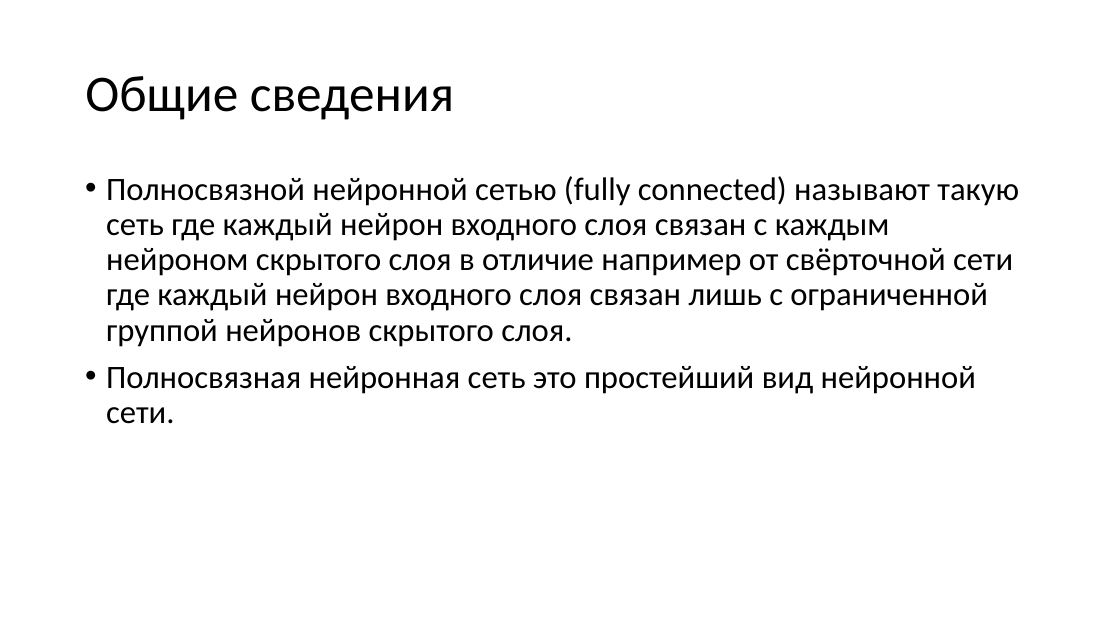
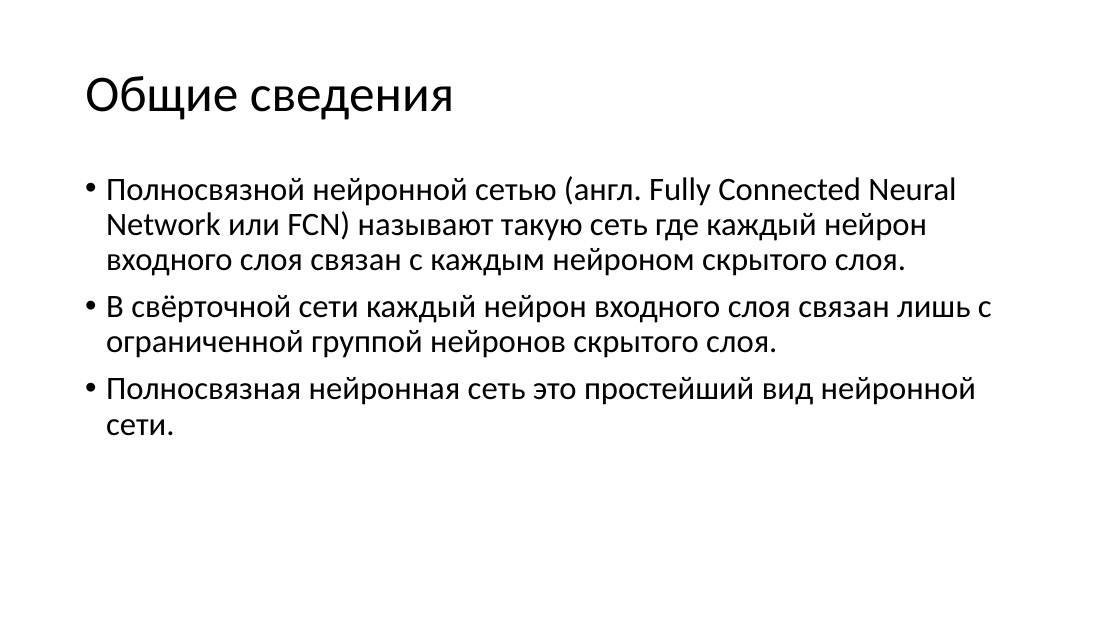
Before and after one commit to sven4500/masters-diploma, a slide deck: slide 2 of Презентация/Пезентация.ppt. Drawn at 1120x630 pixels with LibreOffice and Linux fonts; fonts in the diff are those of the drawing. Boxes give left, top, right and bottom in pixels: in the first picture for what was removed or moved away, otherwise in the second. Text is boxed around its words. In the diff, an @@ line names an element or a change of style, - is before the commit and + after.

```diff
--- a/Презентация/Пезентация.ppt
+++ b/Презентация/Пезентация.ppt
@@ text at [106, 176, 992, 358]: text changed @@
-• Полносвязной нейронной сетью (fully connected) называют такую сеть где каждый нейрон входного слоя связан с каждым нейроном скрытого слоя в отличие например от свёрточной сети где каждый нейрон входного слоя связан лишь с ограниченной группой нейронов скрытого слоя.
+• Полносвязной нейронной сетью (англ. Fully Connected Neural Network или FCN) называют такую сеть где каждый нейрон входного слоя связан с каждым нейроном скрытого слоя.
+• В свёрточной сети каждый нейрон входного слоя связан лишь с ограниченной группой нейронов скрытого слоя.
```
Also in this commit, not shown: 3 other slides changed, 7 slides added, 1 other file.
